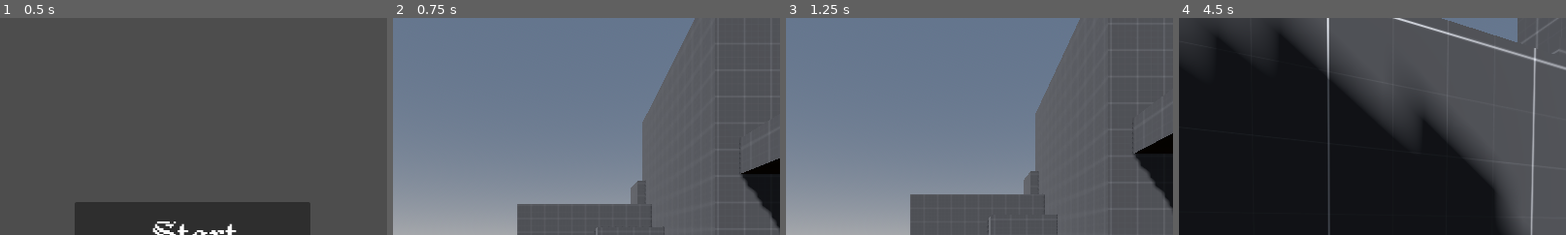
Above: before the commit, frames 1-4 (left to right).
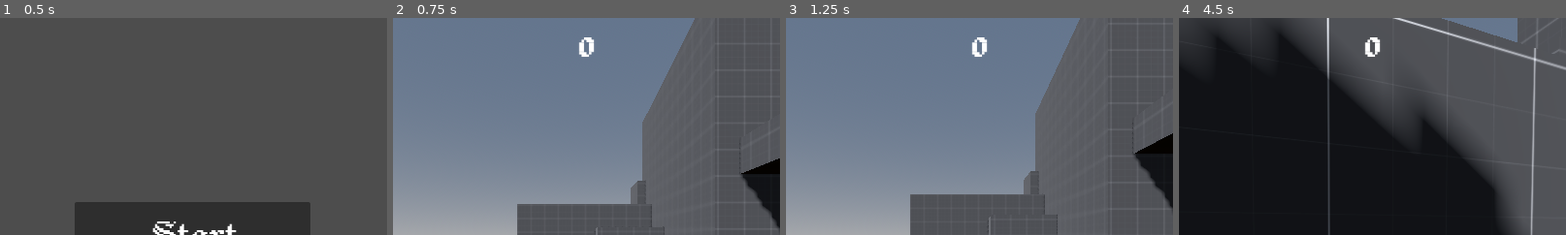
Above: after the commit, the same moments.

Repository: Deeeeelan/Some-Game-Jam-24
Game: Godot game, scene res://Scenes/Title Screen.tscn
Same seed, same stepped clock (60 frames per second), same inputs: the game is played once before the commit and once after it.
Inputs (mouse positions are % of the whole screen's width and height, from its top left):
- Up to frame 1 (0.5 s): no input
- Up to frame 2 (0.75 s): click "Start" at 0.5 s
- Up to frame 3 (1.25 s): no input
- Up to frame 4 (4.5 s): tap Enter (ui_accept) at 1.25, 1.52, 2.27, 3.5, 3.77 s; move the mouse to (55, 50) at 1.27 s; press the mouse at (55, 50) at 1.28 s; hold W (Forward) from 1.28 s (still down); move the mouse to (45, 50) at 2.02 s; release the mouse at (45, 50) at 2.03 s; click (45, 50) at 2.1 s; move the mouse to (52, 48) at 2.77 s; press the mouse at (52, 48) at 2.78 s; move the mouse to (49, 52) at 3.52 s; release the mouse at (49, 52) at 3.53 s; click (49, 52) at 3.6 s; move the mouse to (57, 51) at 4.27 s; press the mouse at (57, 51) at 4.28 s
The pictures show only the part of the screen within x 25-75%, y 0-50%; the shares and areas given below are measured in that part.

Frame 1 is identical in both runs. In frame 2, 0.2% of the frame differs, in the area x 48-53%, y 8-18%; in frame 3, 0.2%; in frame 4, 0.3%, in the area x 47-53%, y 8-18%.

Commit message:
added score system

Diff:
--- a/GameScript.gd
+++ b/GameScript.gd
@@ -9,7 +9,7 @@
 	enemy.Player = $Node3D/Player
 	add_child(enemy)
 	enemy.owner = $Node3D/Enemies
-	print(enemy)
+
 func _ready() -> void:
 	$EnemyTick.timeout.connect(tick)
 
--- a/Scenes/Game.tscn
+++ b/Scenes/Game.tscn
@@ -34,6 +34,10 @@
 [sub_resource type="LabelSettings" id="LabelSettings_njqa6"]
 font = ExtResource("6_nfg15")
 font_size = 50
+
+[sub_resource type="LabelSettings" id="LabelSettings_4ahkw"]
+font = ExtResource("6_nfg15")
+font_size = 76
 
 [node name="Game" type="Node"]
 script = ExtResource("1_m1acb")
@@ -266,5 +270,26 @@
 label_settings = SubResource("LabelSettings_njqa6")
 vertical_alignment = 2
 
+[node name="EXP" type="Control" parent="Control"]
+layout_mode = 1
+anchors_preset = 5
+anchor_left = 0.5
+anchor_right = 0.5
+offset_left = -114.0
+offset_right = 114.0
+offset_bottom = 88.0
+grow_horizontal = 2
+
+[node name="Label" type="Label" parent="Control/EXP"]
+layout_mode = 1
+anchors_preset = 15
+anchor_right = 1.0
+anchor_bottom = 1.0
+grow_horizontal = 2
+grow_vertical = 2
+text = "0"
+label_settings = SubResource("LabelSettings_4ahkw")
+horizontal_alignment = 1
+
 [node name="EnemyTick" type="Timer" parent="."]
 autostart = true
--- a/Scripts/BasicEnemy.gd
+++ b/Scripts/BasicEnemy.gd
@@ -17,7 +17,11 @@
 func death():
 	# Handle death animation etc.
 	print(self, " has died")
+	GlobalScript.TotalScore += 10
+	GlobalScript.CurrentEXP += 10
 	isDead = true
+	await get_tree().create_timer(1.0).timeout
+	self.queue_free()
 
 func take_damage(damage):
 	health -= damage
@@ -51,8 +55,11 @@
 
 	# Get the input direction and handle the movement/deceleration.
 	# As good practice, you should replace UI actions with custom gameplay actions.
-	var angleToPlayer = self.position.direction_to(Player.position)
-	var input_dir = Vector2(0,0)
+	var angleToPlayer = Vector3.ZERO
+	if Player:
+		angleToPlayer = self.position.direction_to(Player.position)
+
+
 	var NormDir = angleToPlayer #(transform.basis * Vector3(angleToPlayer.x, 0, angleToPlayer.y)).normalized()
 	direction = lerp(direction,NormDir,delta*lerp_speed)
 	if direction:
--- a/Scripts/GlobalScript.gd
+++ b/Scripts/GlobalScript.gd
@@ -4,6 +4,7 @@
 
 @export var GamePaused = false
 @export var TotalScore = 0
+@export var CurrentEXP = 0
 @export var CurrentLevel = 0
 @export var HighScore = 0
 
--- a/Scripts/UIManager.gd
+++ b/Scripts/UIManager.gd
@@ -9,3 +9,4 @@
 # Called every frame. 'delta' is the elapsed time since the previous frame.
 func _process(delta: float) -> void:
 	$Health/Label.text = str(Player.health) + "/" + str(Player.max_health)
+	$EXP/Label.text = str(GlobalScript.CurrentEXP)
Not shown: 1 places in Scenes/Game.tscn that only renumber resources
